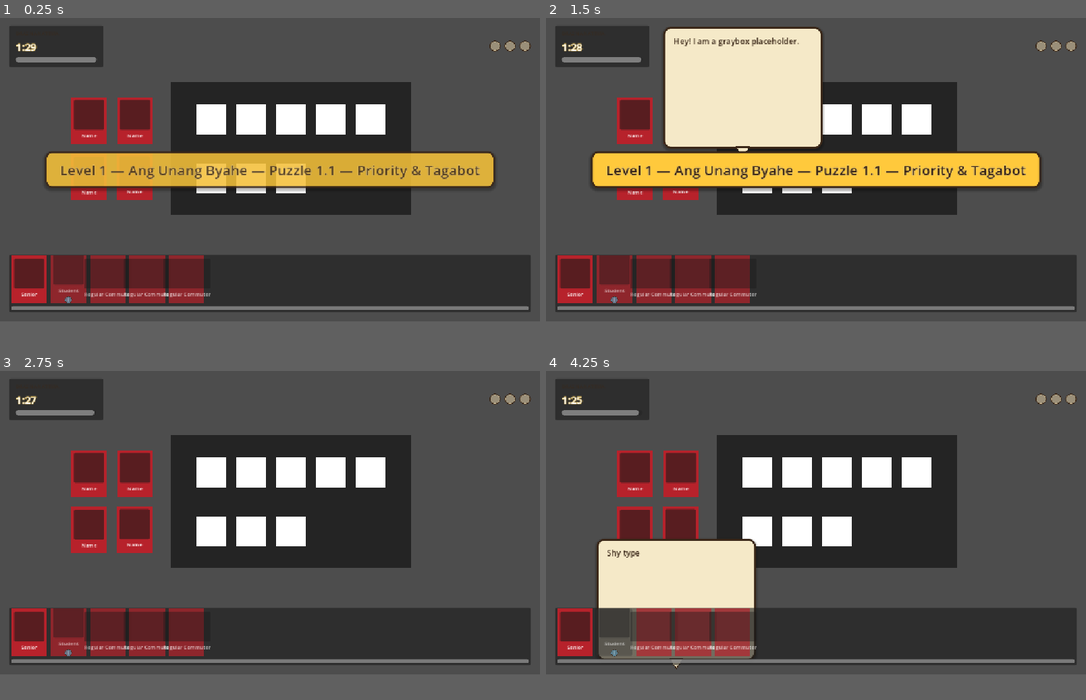
Above: before the commit, frames 1-4 (two rows, left to right).
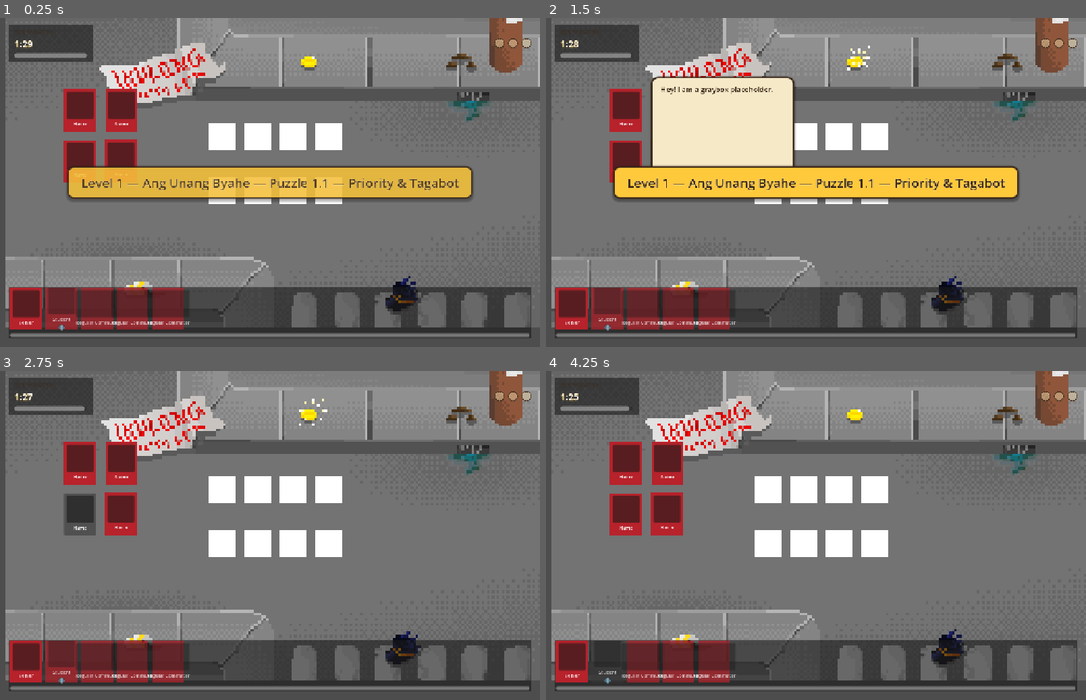
Above: after the commit, the same moments.

Repository: pol-xy/Tabi-Tabi
Game: Godot game, scene res://Scenes/Main_Jeepney.tscn
Two runs of this game, one before a commit and one after it. Both use one fixed random seed, a clock stepped at 60 frames per second and the inputs below.
Inputs (mouse positions are in pixels of both pictures, inside the frame that each line leads up to; where the layout moved, square brackets give the same spot in the first picture):
- Up to frame 1 (0.25 s): no input
- Up to frame 2 (1.5 s): click (681, 119) at 0.52 s; click (664, 149) [681, 175] at 1.25 s
- Up to frame 3 (2.75 s): click (81, 502) [86, 528] at 2 s
- Up to frame 4 (4.25 s): click (627, 456) [632, 472] at 2.75 s; click (616, 630) at 3.52 s
In our replay, the window is 800x450 before the commit and 800x488 after it. These sizes can differ from the game's own. Grey fills any space a smaller window leaves; there, only what the larger window draws over its background counts as a difference.

The runs differ from the first frame. In frame 1, 84% of the frame differs, in the area x 1-100%, y 0-98%; in frame 2, 80%; in frame 3, 86%; in frame 4, 86%.

Commit message:
Implemented changing background

Diff:
--- a/Scenes/Main_Jeepney.tscn
+++ b/Scenes/Main_Jeepney.tscn
@@ -5,6 +5,7 @@
 [ext_resource type="Script" uid="uid://bpprlwb8yn4t" path="res://scripts/jeepney_grid.gd" id="3_urg85"]
 [ext_resource type="Script" uid="uid://yltepmu8n5h8" path="res://scripts/main_jeepney.gd" id="5_gm001"]
 [ext_resource type="PackedScene" path="res://Scenes/UI/HUD.tscn" id="5_svhdg"]
+[ext_resource type="Script" path="res://scripts/UI/bg_animator.gd" id="6_bganim"]
 
 [node name="Main_Jeepney" type="Control" unique_id=1653784688]
 layout_mode = 3
@@ -21,18 +22,26 @@
 
 [node name="Jeepney_BG" type="ColorRect" parent="." unique_id=1747000609]
 layout_mode = 1
-anchors_preset = 8
-anchor_left = 0.5
-anchor_top = 0.5
-anchor_right = 0.5
-anchor_bottom = 0.5
-offset_left = -224.5
-offset_top = -141.75
-offset_right = 288.0
-offset_bottom = 142.0
+anchors_preset = 15
+anchor_right = 1.0
+anchor_bottom = 1.0
+offset_left = 0.0
+offset_top = 0.0
+offset_right = 0.0
+offset_bottom = 0.0
 grow_horizontal = 2
 grow_vertical = 2
 color = Color(0.14117648, 0.14117648, 0.14117648, 1)
+
+[node name="BG_Sprite" type="TextureRect" parent="Jeepney_BG" unique_id=3891004417]
+layout_mode = 1
+anchors_preset = 15
+anchor_right = 1.0
+anchor_bottom = 1.0
+grow_horizontal = 2
+grow_vertical = 2
+mouse_filter = 2
+script = ExtResource("6_bganim")
 
 [node name="GridContainer" type="GridContainer" parent="Jeepney_BG" unique_id=1146529060]
 layout_mode = 1
--- a/project.godot
+++ b/project.godot
@@ -21,6 +21,8 @@
 
 [display]
 
+window/size/viewport_width=1280
+window/size/viewport_height=780
 window/stretch/mode="canvas_items"
 window/stretch/aspect="expand"
 
@@ -33,3 +35,4 @@
 rendering_device/driver.windows="d3d12"
 renderer/rendering_method="gl_compatibility"
 renderer/rendering_method.mobile="gl_compatibility"
+textures/canvas_textures/default_texture_filter=0
--- /dev/null
+++ b/scripts/UI/bg_animator.gd
@@ -0,0 +1,117 @@
+class_name BGAnimator
+extends TextureRect
+## scripts/UI/bg_animator.gd
+## Drives the jeepney background: a day idle loop, a night idle loop, and a
+## one-shot transition that plays between them. Sliced at runtime from
+## res://Assets/jeepney_bg_sheet.png (6 columns x 3 rows, 213x120 per frame):
+##   Row 0 -> Day idle loop (loops forever while state == DAY)
+##   Row 1 -> Day -> Night transition (plays once, then falls into NIGHT)
+##   Row 2 -> Night idle loop (loops forever while state == NIGHT)
+##
+## Usage: GameManager.register_background(this_node), then call
+## set_night(true/false) whenever a stage starts. Calling set_night(true)
+## while already in NIGHT/TRANSITIONING is a no-op (won't restart the
+## transition mid-stage); same for set_night(false) while already in DAY.
+
+const SHEET_PATH := "res://Assets/jeepney_bg_sheet.png"
+const FRAME_WIDTH := 213
+const FRAME_HEIGHT := 120
+const COLUMNS := 6
+
+const ROW_DAY := 0
+const ROW_TRANSITION := 1
+const ROW_NIGHT := 2
+
+@export var frames_per_second: float = 6.0
+
+enum State { DAY, TRANSITIONING, NIGHT }
+
+var _state: State = State.DAY
+var _frame_index: int = 0
+var _time_accum: float = 0.0
+
+var _day_frames: Array[Texture2D] = []
+var _transition_frames: Array[Texture2D] = []
+var _night_frames: Array[Texture2D] = []
+
+func _ready() -> void:
+	mouse_filter = Control.MOUSE_FILTER_IGNORE
+	expand_mode = TextureRect.EXPAND_IGNORE_SIZE
+	stretch_mode = TextureRect.STRETCH_SCALE
+	texture_filter = CanvasItem.TEXTURE_FILTER_NEAREST
+
+	var sheet: Texture2D = load(SHEET_PATH)
+	if sheet == null:
+		push_warning("BGAnimator: could not load %s" % SHEET_PATH)
+		return
+
+	_day_frames = _slice_row(sheet, ROW_DAY)
+	_transition_frames = _slice_row(sheet, ROW_TRANSITION)
+	_night_frames = _slice_row(sheet, ROW_NIGHT)
+
+	_state = State.DAY
+	_frame_index = 0
+	if not _day_frames.is_empty():
+		texture = _day_frames[0]
+
+func _process(delta: float) -> void:
+	if frames_per_second <= 0.0:
+		return
+	_time_accum += delta
+	var frame_duration := 1.0 / frames_per_second
+	if _time_accum < frame_duration:
+		return
+	_time_accum -= frame_duration
+	_advance_frame()
+
+func _advance_frame() -> void:
+	match _state:
+		State.DAY:
+			if _day_frames.is_empty():
+				return
+			_frame_index = (_frame_index + 1) % _day_frames.size()
+			texture = _day_frames[_frame_index]
+		State.NIGHT:
+			if _night_frames.is_empty():
+				return
+			_frame_index = (_frame_index + 1) % _night_frames.size()
+			texture = _night_frames[_frame_index]
+		State.TRANSITIONING:
+			_frame_index += 1
+			if _frame_index >= _transition_frames.size():
+				# Transition finished -- settle into the night loop.
+				_state = State.NIGHT
+				_frame_index = 0
+				if not _night_frames.is_empty():
+					texture = _night_frames[0]
+			else:
+				texture = _transition_frames[_frame_index]
+
+## Called by GameManager whenever a stage starts. is_night = true kicks off
+## the transition (if not already night/transitioning); is_night = false
+## snaps straight back to the day loop (no reverse-transition asset exists).
+func set_night(is_night: bool) -> void:
+	if is_night:
+		if _state == State.DAY:
+			_state = State.TRANSITIONING
+			_frame_index = 0
+			_time_accum = 0.0
+			if not _transition_frames.is_empty():
+				texture = _transition_frames[0]
+		# else already NIGHT or mid-TRANSITIONING -- leave it alone.
+	else:
+		if _state != State.DAY:
+			_state = State.DAY
+			_frame_index = 0
+			_time_accum = 0.0
+			if not _day_frames.is_empty():
+				texture = _day_frames[0]
+
+func _slice_row(sheet: Texture2D, row: int) -> Array[Texture2D]:
+	var frames: Array[Texture2D] = []
+	for c in range(COLUMNS):
+		var atlas := AtlasTexture.new()
+		atlas.atlas = sheet
+		atlas.region = Rect2(c * FRAME_WIDTH, row * FRAME_HEIGHT, FRAME_WIDTH, FRAME_HEIGHT)
+		frames.append(atlas)
+	return frames
--- a/scripts/game_manager.gd
+++ b/scripts/game_manager.gd
@@ -47,6 +47,7 @@
 var current_stage_index: int = -1
 var current_grid: JeepneyGrid = null
 var hud: Node = null
+var background: Node = null
 
 var levels: Array = []
 var _current_roster_size: int = 0
@@ -82,6 +83,7 @@
 					"title": "Puzzle 1.3 — Night Shift & Personal Space",
 					"time_limit_sec": 110.0,
 					"passengers": _build_l1_s3_roster(),
+					"is_night": true,
 				},
 			],
 		},
@@ -104,6 +106,7 @@
 					"title": "Puzzle 2.3 — Night Shift 2",
 					"time_limit_sec": 140.0,
 					"passengers": _build_l2_s3_roster(),
+					"is_night": true,
 				},
 			],
 		},
@@ -126,6 +129,7 @@
 					"title": "Puzzle 3.3 — Night Shift 3 (Full Capacity)",
 					"time_limit_sec": 160.0,
 					"passengers": _build_l3_s3_roster(),
+					"is_night": true,
 				},
 			],
 		},
@@ -156,6 +160,12 @@
 func register_grid(grid_node: JeepneyGrid) -> void:
 	current_grid = grid_node
 
+## Background node running bg_animator.gd (BGAnimator). Optional -- if a
+## scene doesn't have one wired up, _apply_background_state() below just
+## no-ops via has_method(), same defensive pattern as the HUD calls.
+func register_background(background_node: Node) -> void:
+	background = background_node
+
 ## Needed so a fresh stage can wipe leftover passenger cards left sitting
 ## in seats from the previous stage -- clear_grid() only resets the
 ## logical data, not whatever's still visually parented there.
@@ -253,6 +263,7 @@
 
 	_apply_grid_dimensions(level["rows"], level["cols"])
 	_clear_seat_visuals()
+	_apply_background_state(stage)
 
 	var display_title := "%s — %s" % [level["title"], stage["title"]]
 	if hud:
@@ -273,6 +284,15 @@
 			continue
 		var seat_active: bool = seat.grid_row < rows and seat.grid_col < cols
 		seat.visible = seat_active
+
+## Tells the registered background (if any) whether the incoming stage is a
+## "Night Shift" stage. BGAnimator.set_night(true) plays the one-shot day->
+## night transition and settles into the night loop; set_night(false) snaps
+## straight back to the day loop. Calling it repeatedly with the same value
+## is a safe no-op (see BGAnimator.set_night), so this can run every stage.
+func _apply_background_state(stage: Dictionary) -> void:
+	if background and background.has_method("set_night"):
+		background.set_night(stage.get("is_night", false))
 
 ## Frees any passenger cards still visually parented under a seat from the
 ## previous stage (they were reparented there by seat_1.gd on drop).
--- a/scripts/main_jeepney.gd
+++ b/scripts/main_jeepney.gd
@@ -8,12 +8,28 @@
 
 @onready var hud := $HUD
 @onready var grid_manager := $JeepneyGridManager
+@onready var _grid_container := get_node_or_null("Jeepney_BG/GridContainer")
+@onready var _bg_sprite := get_node_or_null("Jeepney_BG/BG_Sprite")
 
 func _ready() -> void:
 	GameManager.register_hud(hud)
 	GameManager.register_grid(grid_manager)
 	GameManager.register_seat_nodes(_collect_seat_nodes())
+	GameManager.register_background(_bg_sprite)
+
+	# Keep GridContainer.columns in sync with the active level's grid shape
+	# (e.g. 4 for an 8-seater 2x4 level, 5 for a 10-seater 2x5 level).
+	# Without this, GridContainer only sees the count of *visible* children
+	# and wraps using its scene-default `columns`, which misaligns rows
+	# whenever a level's column count differs from that default.
+	if not grid_manager.dimensions_changed.is_connected(_on_grid_dimensions_changed):
+		grid_manager.dimensions_changed.connect(_on_grid_dimensions_changed)
+
 	GameManager.start_campaign()
+
+func _on_grid_dimensions_changed(_rows: int, cols: int) -> void:
+	if _grid_container:
+		_grid_container.columns = cols
 
 ## Seats are the ColorRect nodes running seat_1.gd, found under
 ## Jeepney_BG/GridContainer. Collected generically (by script, not by name)
Binary file added: Assets/jeepney_bg_sheet.png
Not shown, added: Assets/jeepney_bg_sheet.png.import
Not shown, added: scripts/UI/bg_animator.gd.uid
